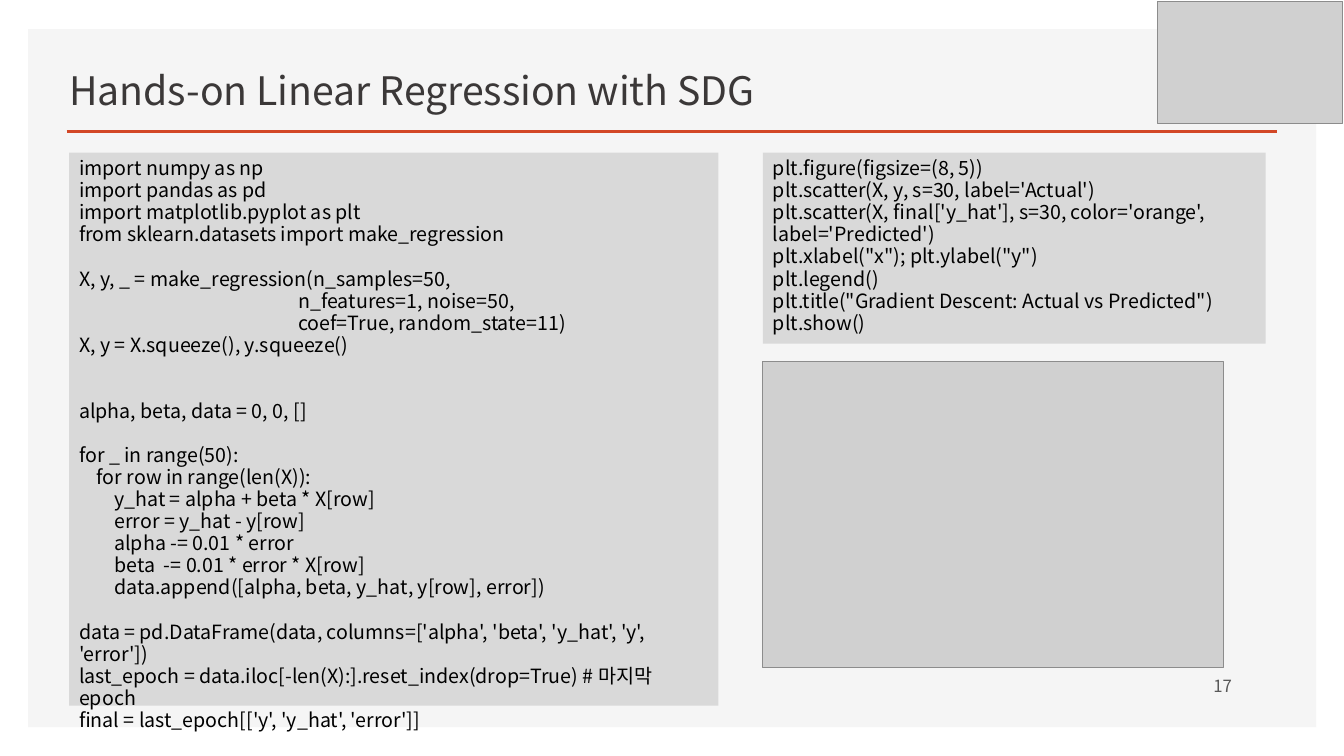
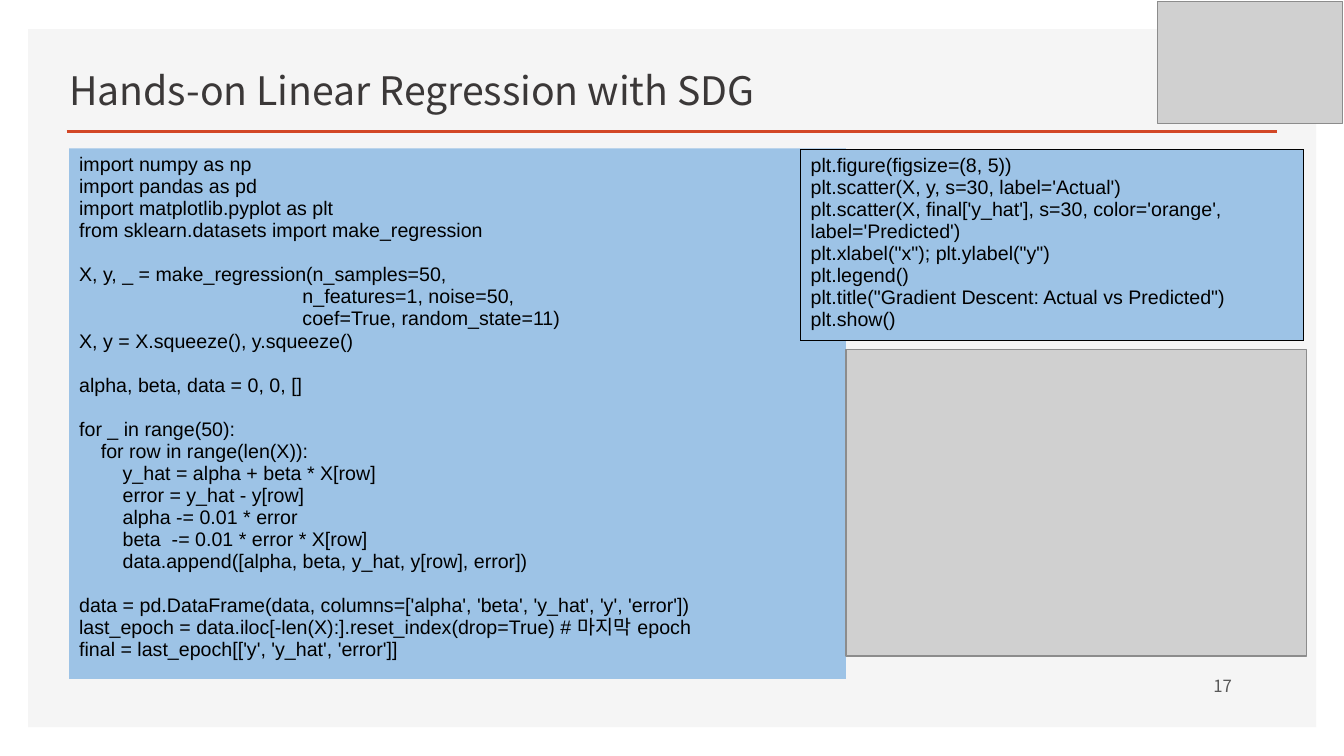
Before and after one commit to ancestor9/mathematics-for-machine-learning, a slide deck: slide 17 of w4_Perceptron_Regression.pptx. Drawn at 1344x756 pixels with LibreOffice and Linux fonts; fonts in the diff are those of the drawing; grey boxes stand for pictures; background and template pictures are left out. Boxes give left, top, right and bottom in pixels: in the first picture for what was removed or moved away, otherwise in the second. Text is boxed around its words. In the diff, an @@ line names an element or a change of style, - is before the commit and + after.

```diff
--- a/w4_Perceptron_Regression.pptx
+++ b/w4_Perceptron_Regression.pptx
@@ rectangle "import numpy as np": place and size @@
-rectangle "import numpy as np" at (70,152,719,706)
+rectangle "import numpy as np" at (70,148,847,679)
@@ rectangle "import numpy as np" at (70,148,847,679): font Noto Sans CJK KR to Arial; fill #D9D9D9 to #9DC3E6 @@
@@ rectangle "plt.figure(figsize=(8, 5))": place and size @@
-rectangle "plt.figure(figsize=(8, 5))" at (763,152,1266,344)
+rectangle "plt.figure(figsize=(8, 5))" at (801,149,1304,341)
@@ rectangle "plt.figure(figsize=(8, 5))" at (801,149,1304,341): font Noto Sans CJK KR to Arial; fill #D9D9D9 to #9DC3E6; outline none to #000000 0.75 pt @@
@@ picture: place and size @@
-picture at (763,362,1224,668)
+picture at (846,350,1307,656)
```
Also in this commit, not shown: 4 other slides changed.
